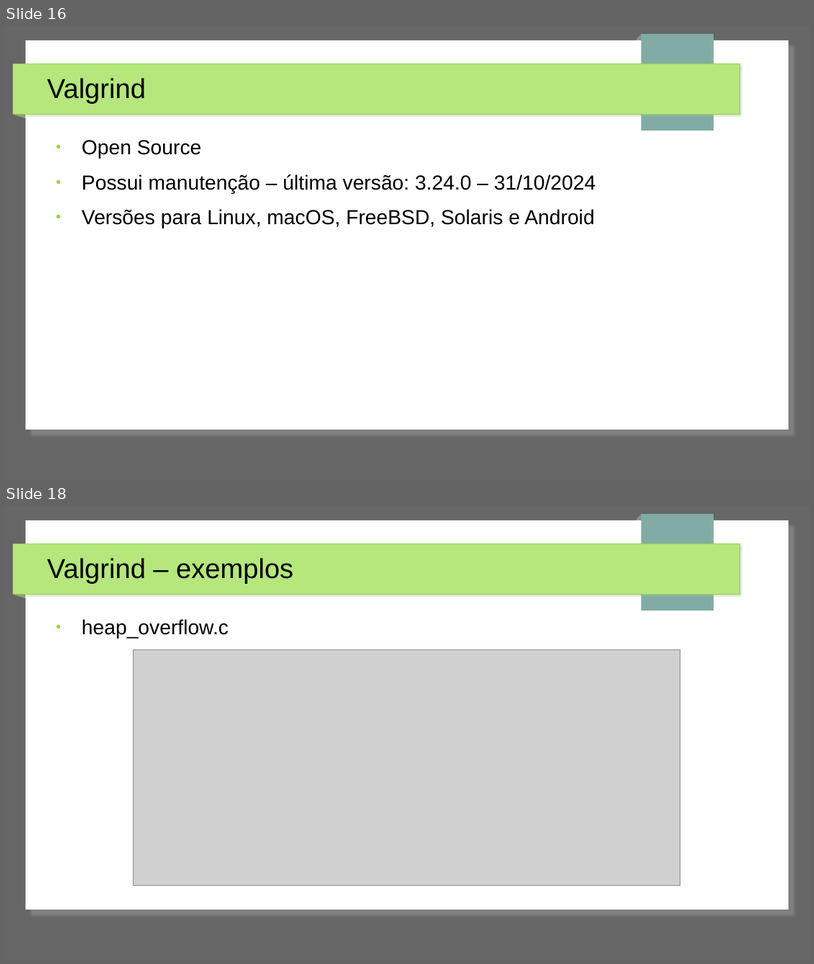
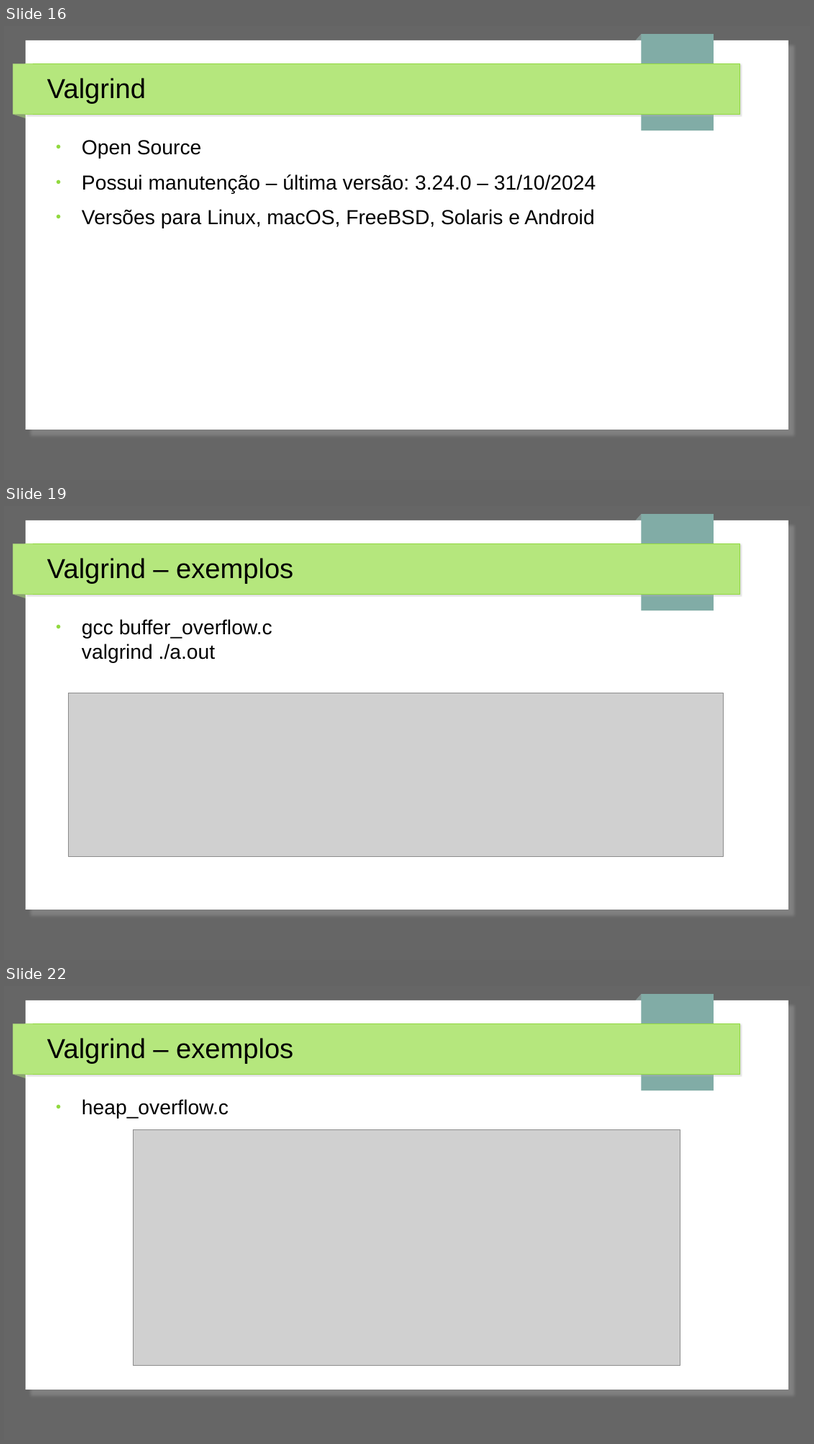
Before and after one commit to jpantonow/SB-T1-ANALISADORES, a slide deck: Slides.odp. Shown one above the other, each under a label of ours: slides 16 and 18 before the commit, slides 16, 19 and 22 after it; the slides between them are not shown. The pictures are 814x964 and 814x1444 pixels, drawn with LibreOffice and Linux fonts; fonts in the diff are those of the drawing; grey boxes stand for pictures. Boxes give left, top, right and bottom in pixels: in the first picture for what was removed or moved away, otherwise in the second. Text is boxed around its words. In the diff, an @@ line names an element or a change of style, - is before the commit and + after.

Commit message:
mais valgrind

```diff
--- a/Slides.odp
+++ b/Slides.odp
@@ slide 19 added at bbox=[4, 506, 810, 960], background #666666; not listed: 7 template elements that a slide beside it also shows @@
@@ title added at bbox=[47, 558, 293, 584], 27 pt, text #000000 @@
+Valgrind – exemplos
@@ text added at bbox=[82, 619, 273, 663], 20 pt, text #000000 @@
+● gcc buffer_overflow.c
+  valgrind ./a.out
@@ picture added at bbox=[68, 693, 724, 857] @@
@@ what was slide 18 is now slide 22 @@
```
Also in this commit, not shown: 1 slide changed, 9 other slides added, 1 other file.
